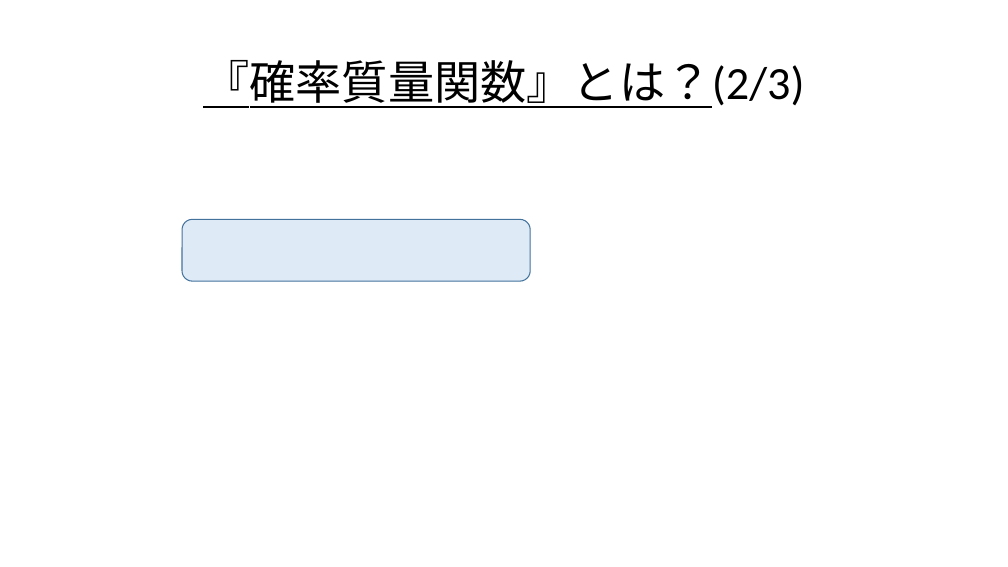
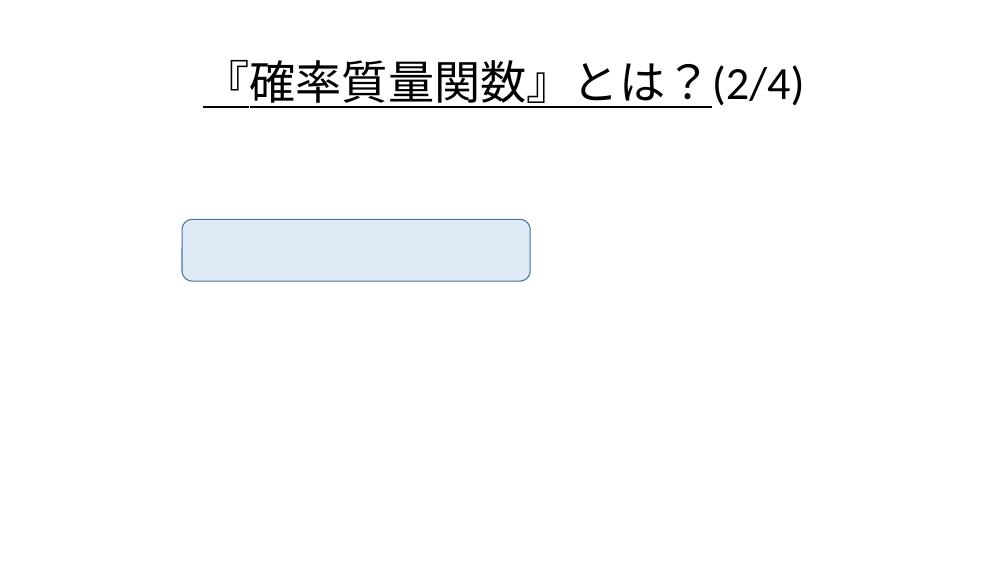
Before and after one commit to Ryo-KATAYAMA/Senior_Project, a slide deck: slide 23 of Chapter4_1.pptx. Drawn at 1008x567 pixels with LibreOffice and Linux fonts; fonts in the diff are those of the drawing; grey boxes stand for pictures. Boxes give left, top, right and bottom in pixels: in the first picture for what was removed or moved away, otherwise in the second. Text is boxed around its words. In the diff, an @@ line names an element or a change of style, - is before the commit and + after.

```diff
--- a/Chapter4_1.pptx
+++ b/Chapter4_1.pptx
@@ title at [203,60,804,108]: text changed @@
-『確率質量関数』とは？(2/3)
+『確率質量関数』とは？(2/4)
```
Also in this commit, not shown: 5 other slides changed, 1 slide added.
